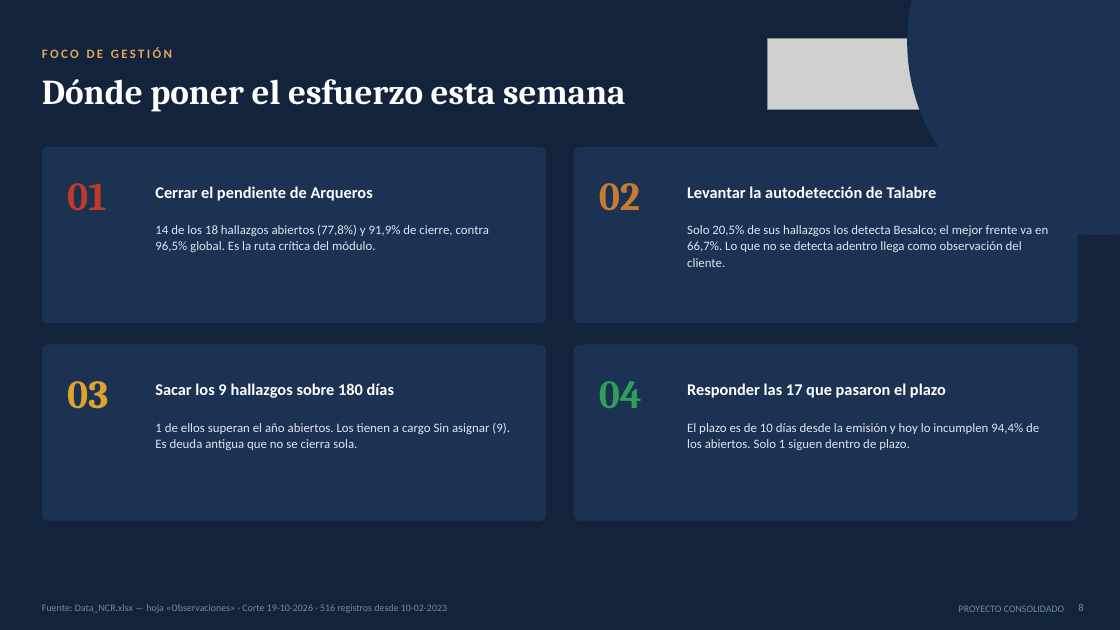
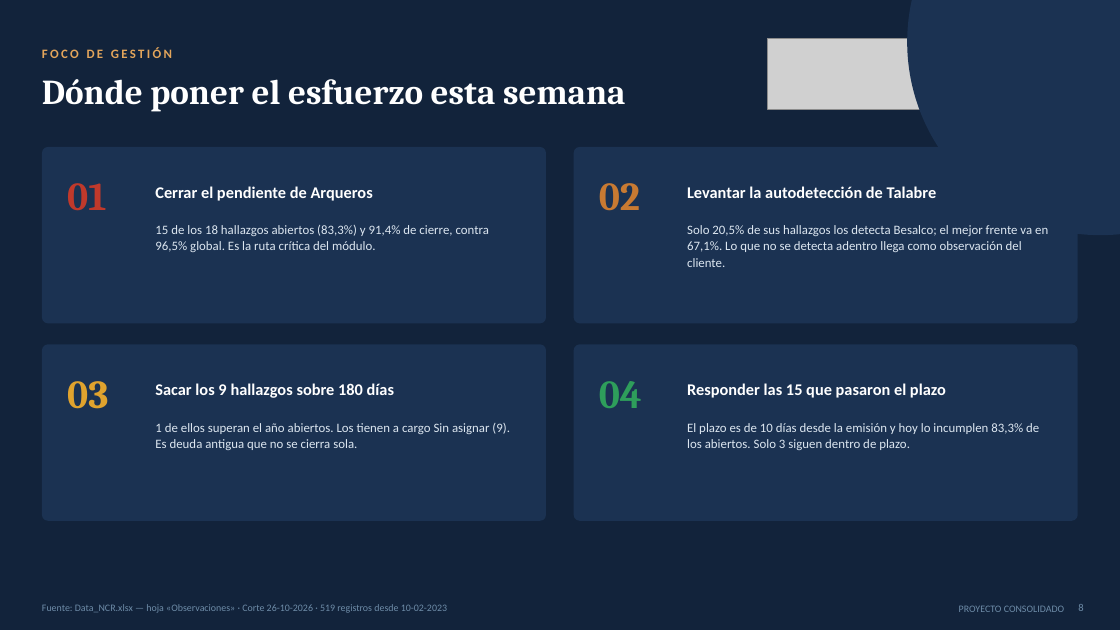
Before and after one commit to tdkvalex/Dashboard-HSEQ, a slide deck: slide 8 of modulo_nc/Panel_No_Conformidades.pptx. Drawn at 1120x630 pixels with LibreOffice and Linux fonts; fonts in the diff are those of the drawing; grey boxes stand for pictures. Boxes give left, top, right and bottom in pixels: in the first picture for what was removed or moved away, otherwise in the second. Text is boxed around its words. In the diff, an @@ line names an element or a change of style, - is before the commit and + after.

```diff
--- a/modulo_nc/Panel_No_Conformidades.pptx
+++ b/modulo_nc/Panel_No_Conformidades.pptx
@@ text at (155,225,489,252): text changed @@
-14 de los 18 hallazgos abiertos (77,8%) y 91,9% de cierre, contra 96,5% global. Es la ruta crítica del módulo.
+15 de los 18 hallazgos abiertos (83,3%) y 91,4% de cierre, contra 96,5% global. Es la ruta crítica del módulo.
@@ text at (687,225,1048,267): text changed @@
-Solo 20,5% de sus hallazgos los detecta Besalco; el mejor frente va en 66,7%. Lo que no se detecta adentro llega como observación del cliente.
+Solo 20,5% de sus hallazgos los detecta Besalco; el mejor frente va en 67,1%. Lo que no se detecta adentro llega como observación del cliente.
@@ text at (687,383,946,398): text changed @@
-Responder las 17 que pasaron el plazo
+Responder las 15 que pasaron el plazo
@@ text at (687,423,1039,450): text changed @@
-El plazo es de 10 días desde la emisión y hoy lo incumplen 94,4% de los abiertos. Solo 1 siguen dentro de plazo.
+El plazo es de 10 días desde la emisión y hoy lo incumplen 83,3% de los abiertos. Solo 3 siguen dentro de plazo.
```
Also in this commit, not shown: 16 other slides changed, 6 other files.
